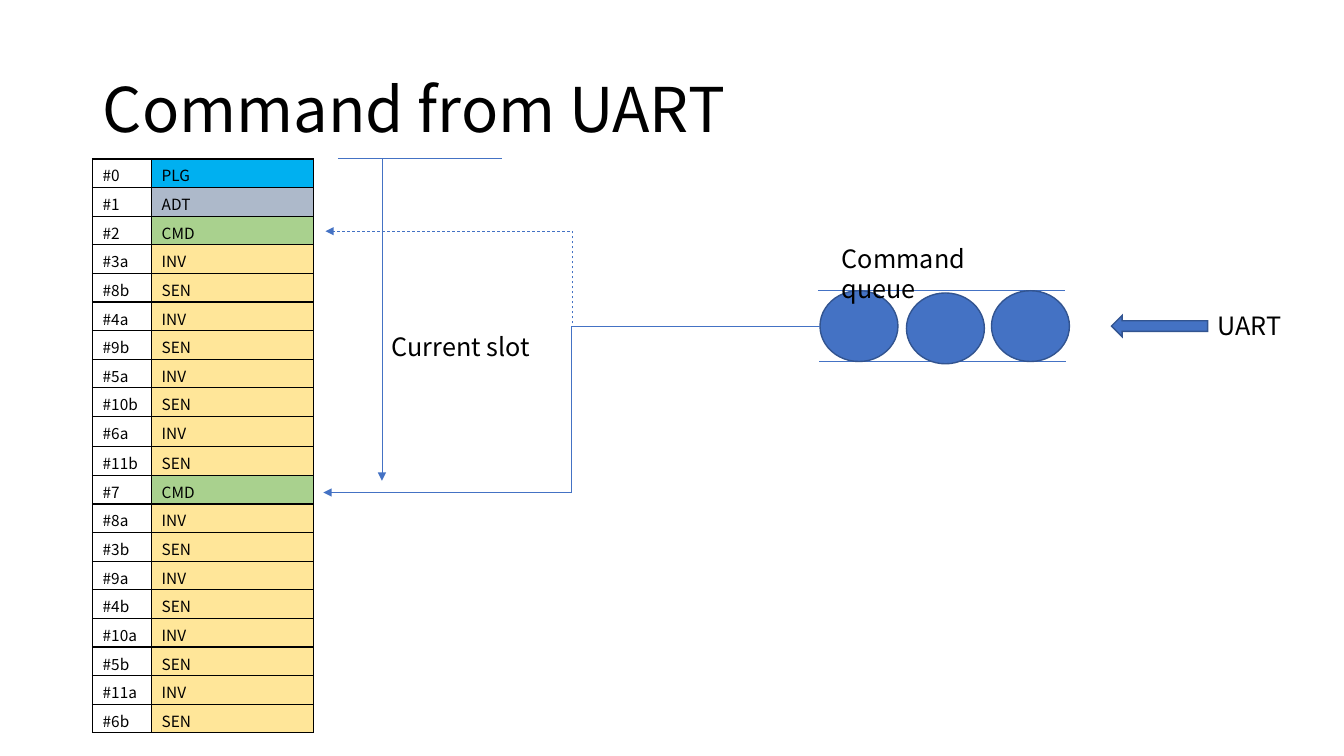
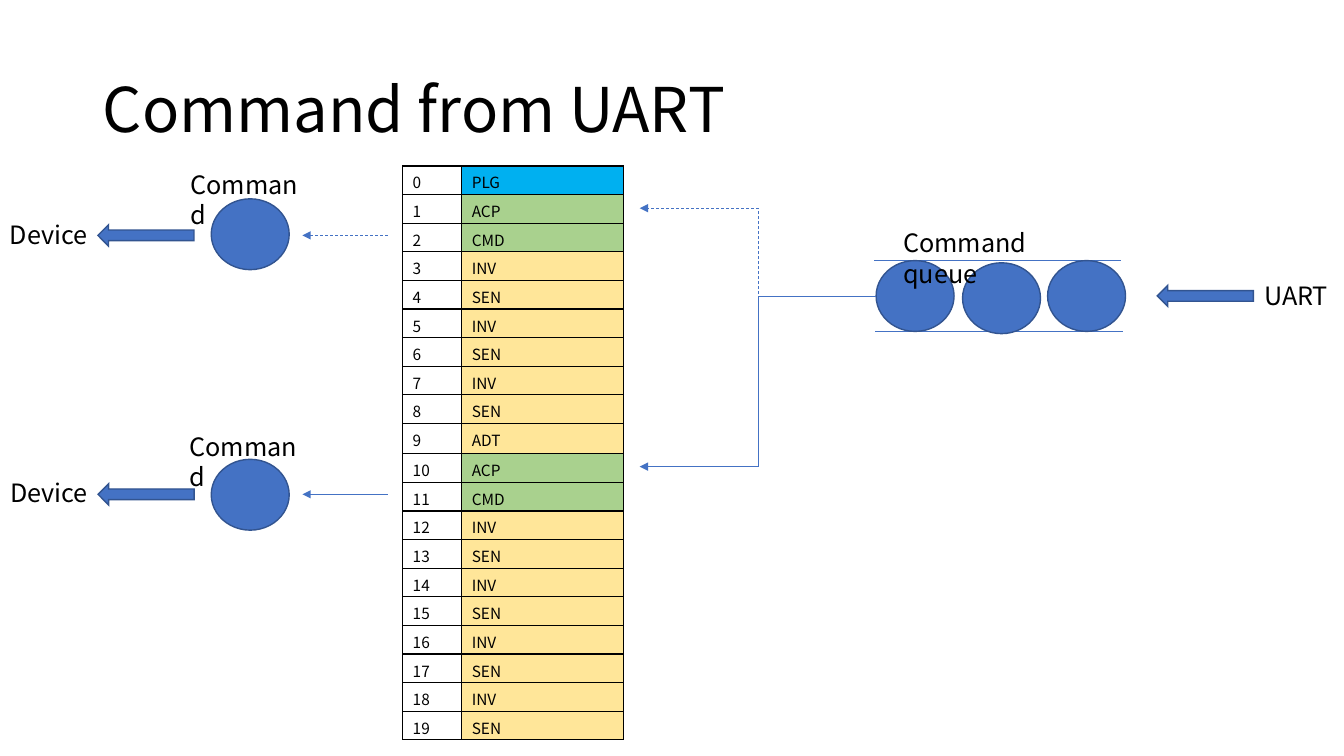
Before and after one commit to araobp/sensor-network, a slide deck: slide 7 of doc/I2C_BACKPLANE_SPEC.pptx. Drawn at 1344x756 pixels with LibreOffice and Linux fonts; fonts in the diff are those of the drawing. Boxes give left, top, right and bottom in pixels: in the first picture for what was removed or moved away, otherwise in the second. Text is boxed around its words. In the diff, an @@ line names an element or a change of style, - is before the commit and + after.

```diff
--- a/doc/I2C_BACKPLANE_SPEC.pptx
+++ b/doc/I2C_BACKPLANE_SPEC.pptx
@@ table removed at [93, 159, 314, 732], 20 rows, 2 columns @@
-#0 | PLG
-#1 | ADT
-#2 | CMD
-#3a | INV
-#8b | SEN
-#4a | INV
-#9b | SEN
-#5a | INV
-#10b | SEN
-#6a | INV
-#11b | SEN
-#7 | CMD
-#8a | INV
-#3b | SEN
-#9a | INV
-#4b | SEN
-#10a | INV
-#5b | SEN
-#11a | INV
-#6b | SEN
@@ line removed from (338, 158) to (502, 158) @@
@@ arrow removed from (382, 158) to (382, 481) @@
@@ table added at [402, 166, 623, 739], 20 rows, 2 columns @@
+0 | PLG
+1 | ACP
+2 | CMD
+3 | INV
+4 | SEN
+5 | INV
+6 | SEN
+7 | INV
+8 | SEN
+9 | ADT
+10 | ACP
+11 | CMD
+12 | INV
+13 | SEN
+14 | INV
+15 | SEN
+16 | INV
+17 | SEN
+18 | INV
+19 | SEN
@@ ellipse added at [212, 199, 289, 269], fill #4472C4, outline #325491 1 pt @@
@@ elbow arrow moved from (821, 327) - (326, 231) to (876, 296) - (640, 209) @@
@@ text added at [10, 224, 88, 245], 18 pt, text #000000 @@
+Device
@@ left arrow added at [98, 225, 194, 246], fill #4472C4, outline #325491 1 pt @@
@@ arrow added from (388, 236) to (302, 236), #4472C4 0.5 pt dashed @@
@@ text "Command queue": place and size @@
-text "Command queue" at [842, 248, 965, 304]
+text "Command queue" at [903, 232, 1026, 289]
@@ elbow arrow moved from (821, 327) - (324, 493) to (876, 296) - (640, 467) @@
@@ left arrow: place and size @@
-left arrow at [1112, 316, 1208, 337]
+left arrow at [1157, 285, 1253, 307]
@@ text "UART": place and size @@
-text "UART" at [1218, 316, 1282, 336]
+text "UART" at [1264, 286, 1328, 306]
@@ text removed at [392, 336, 530, 357] @@
-Current slot
@@ 3 ellipses, 2 lines: place and size @@
-3 ellipses, 2 lines at [818, 290, 1070, 364]
+3 ellipses, 2 lines at [874, 260, 1125, 334]
@@ text added at [179, 426, 319, 467], 18 pt, text #000000 @@
+Command
@@ ellipse added at [212, 460, 289, 530], fill #4472C4, outline #325491 1 pt @@
@@ text added at [10, 482, 88, 503], 18 pt, text #000000 @@
+Device
@@ left arrow added at [98, 484, 194, 505], fill #4472C4, outline #325491 1 pt @@
@@ arrow added from (388, 494) to (302, 494), #4472C4 0.5 pt @@
```
Also in this commit, not shown: 1 other slide changed, 7 other files.
